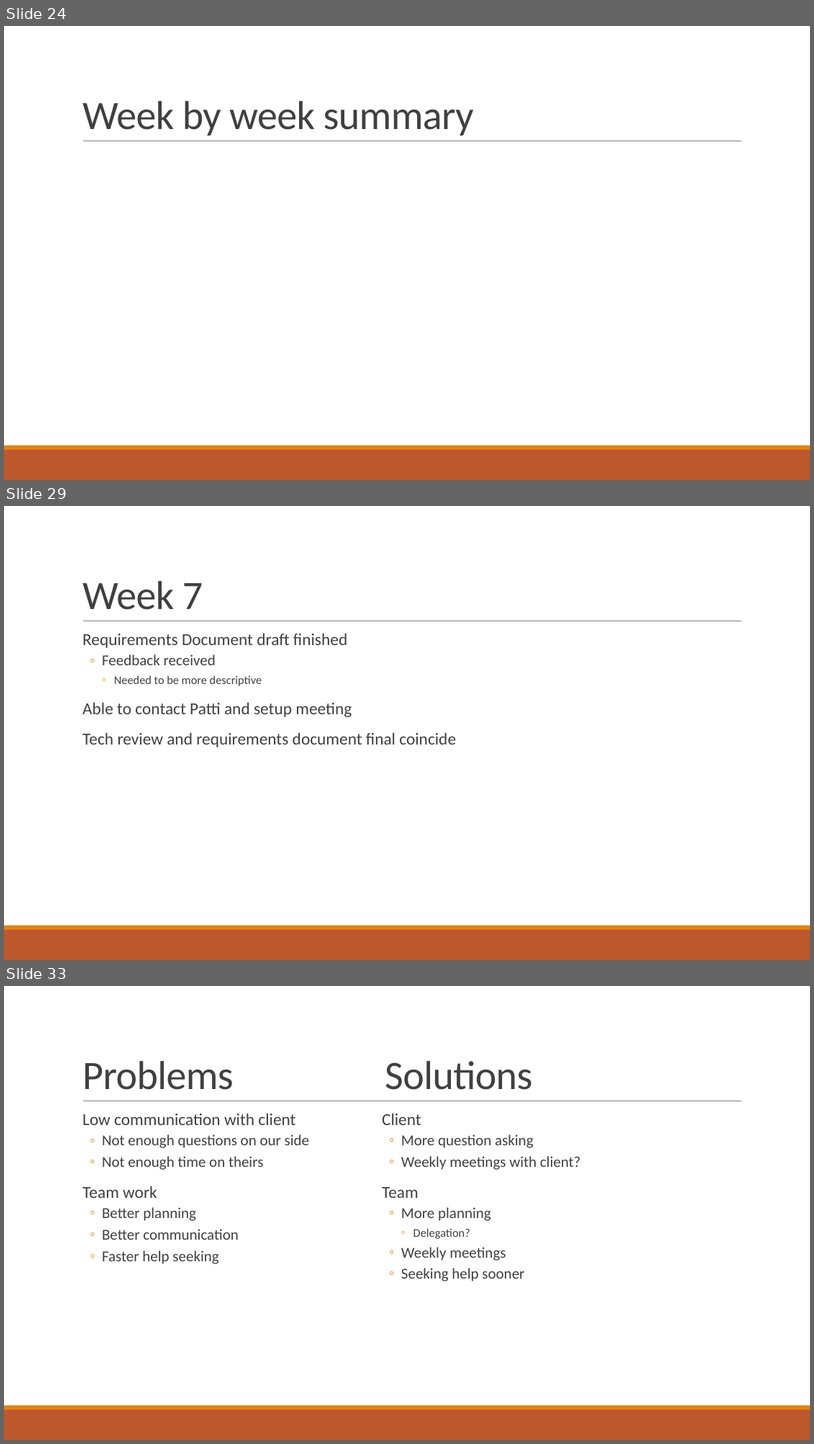
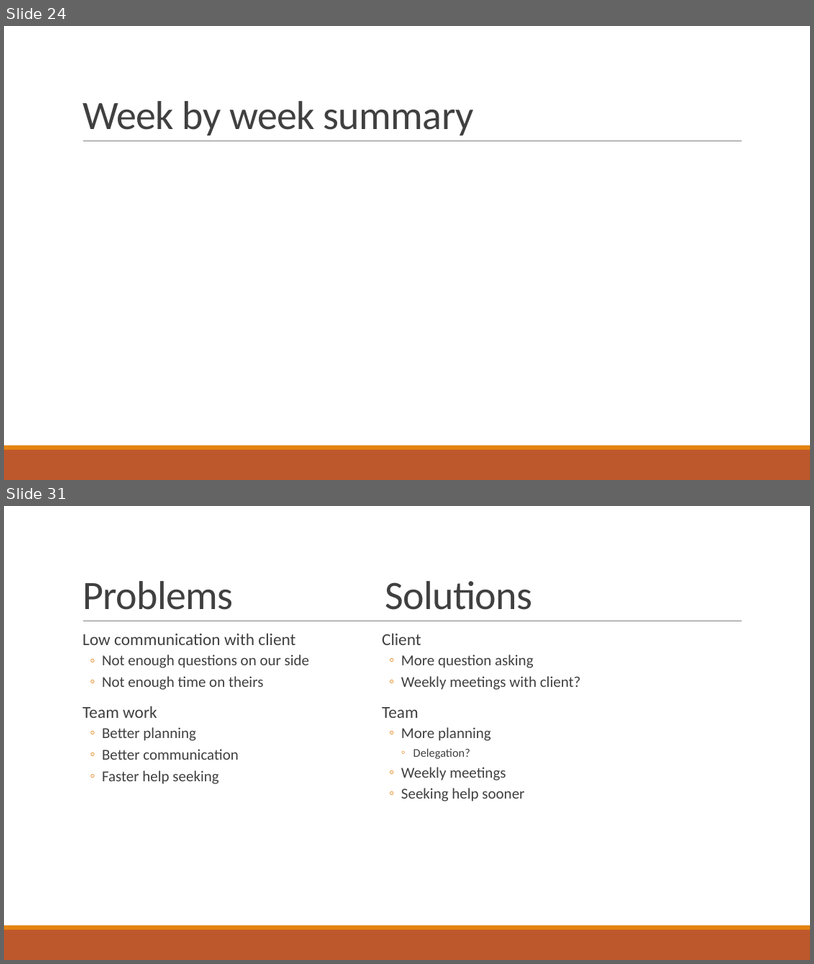
Before and after one commit to gonsalvg/Capstone-Forge-App, a slide deck: Project Documents/Progress Report 2/Progress report.pptx. Shown one above the other, each under a label of ours: slides 24, 29 and 33 before the commit, slides 24 and 31 after it; the slides between them are not shown. The pictures are 814x1444 and 814x964 pixels, drawn with LibreOffice and Linux fonts; fonts in the diff are those of the drawing. Boxes give left, top, right and bottom in pixels: in the first picture for what was removed or moved away, otherwise in the second. Text is boxed around its words. In the diff, an @@ line names an element or a change of style, - is before the commit and + after.

```diff
--- a/Project Documents/Progress Report 2/Progress report.pptx
+++ b/Project Documents/Progress Report 2/Progress report.pptx
@@ slide 29 removed at <box>4,506,810,960</box>, background #FFFFFF; not listed: 3 template elements that a slide beside it also shows @@
@@ title removed at <box>82,581,203,610</box> @@
-Week 7
@@ text removed at <box>82,633,456,747</box> @@
-  Requirements Document draft finished
-  ◦ Feedback received
-    ◦ Needed to be more descriptive
-  Able to contact Patti and setup meeting
-  Tech review and requirements document final coincide
@@ what was slide 33 is now slide 31 @@
```
Also in this commit, not shown: 2 slides changed, 5 slides added, 6 other slides removed, 3 other files.
